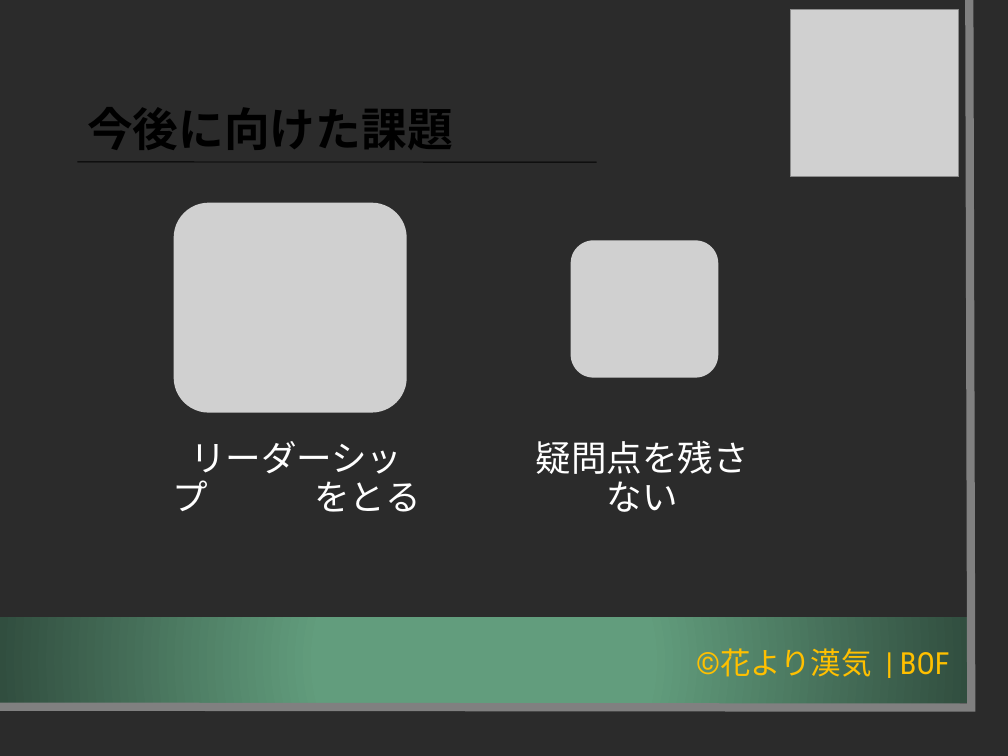
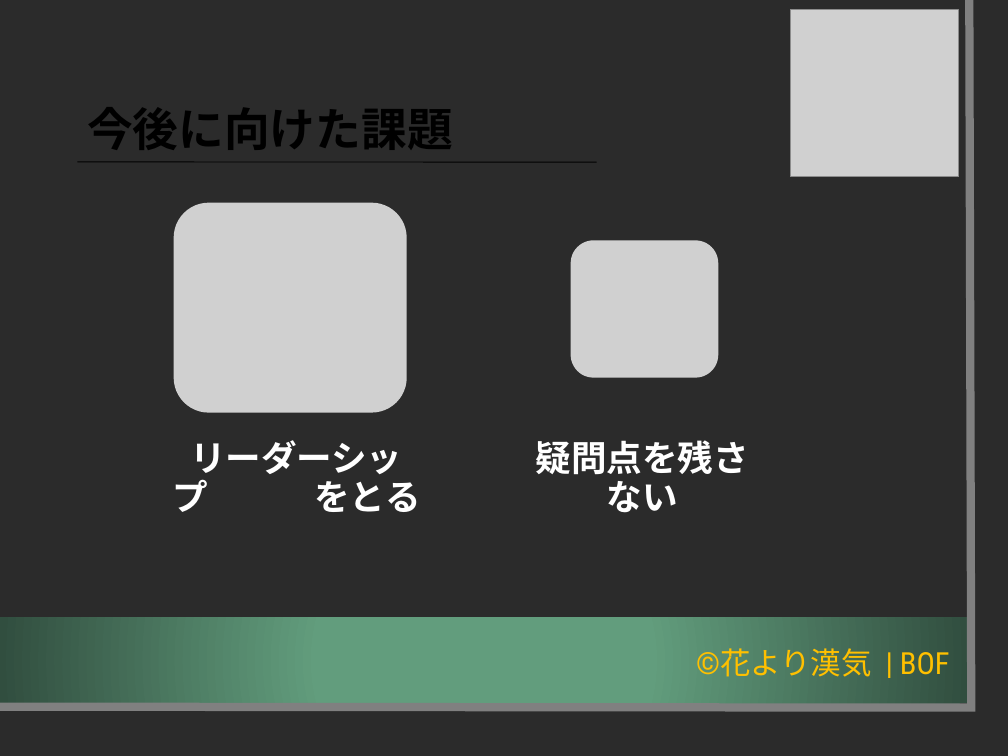
Before and after one commit to K-MIGTA/hanayoriRepo, a slide deck: slide 29 of 成果報告会_発表用スライド_チーム開発演習編集版_1.2.pptx. Drawn at 1008x756 pixels with LibreOffice and Linux fonts; fonts in the diff are those of the drawing; grey boxes stand for pictures; background and template pictures are left out; a plain dark background stands for a picture behind light text. Boxes give left, top, right and bottom in pixels: in the first picture for what was removed or moved away, otherwise in the second. Text is boxed around its words. In the diff, an @@ line names an element or a change of style, - is before the commit and + after.

```diff
--- a/成果報告会_発表用スライド_チーム開発演習編集版_1.2.pptx
+++ b/成果報告会_発表用スライド_チーム開発演習編集版_1.2.pptx
@@ text "リーダーシップ をとる" at box(172, 440, 421, 512): bold on @@
@@ text "疑問点を残さない" at box(536, 440, 749, 513): bold on @@
```
Also in this commit, not shown: 13 other slides changed.
